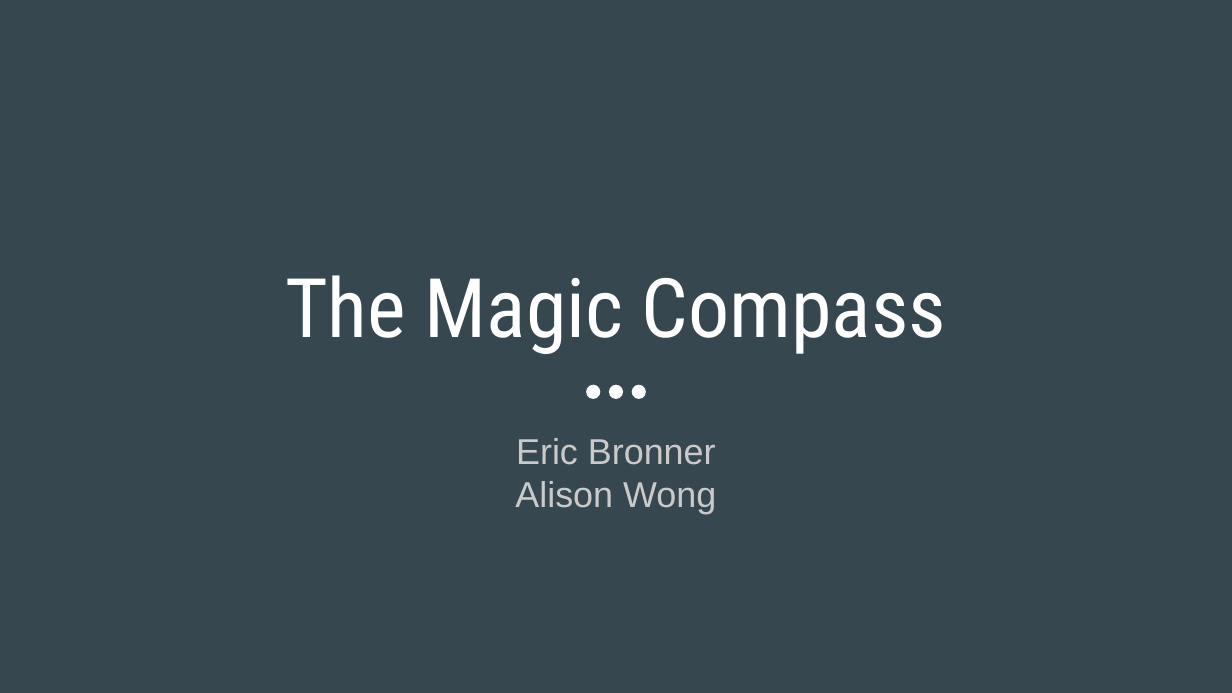
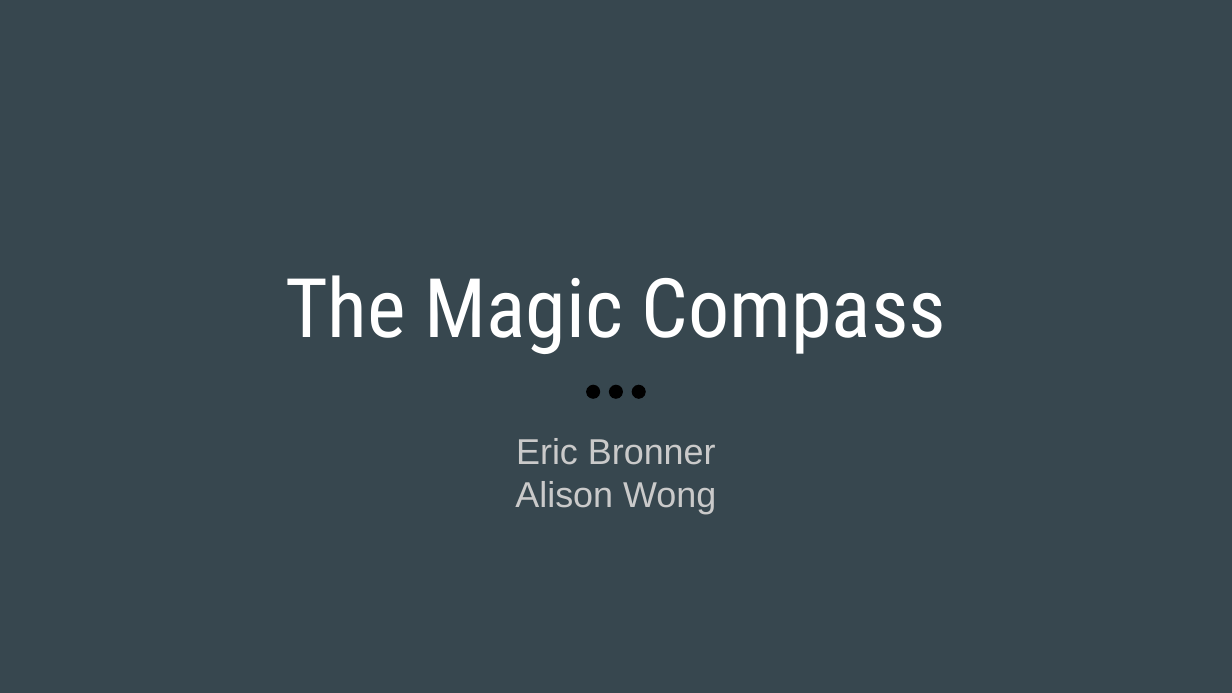
Before and after one commit to MoonWatcher582/alison_is_not_creative, a slide deck: slide 1 of TheMagicCompass.pptx. Drawn at 1232x693 pixels with LibreOffice and Linux fonts; fonts in the diff are those of the drawing. Boxes give left, top, right and bottom in pixels: in the first picture for what was removed or moved away, otherwise in the second. Text is boxed around its words. In the diff, an @@ line names an element or a change of style, - is before the commit and + after.

```diff
--- a/TheMagicCompass.pptx
+++ b/TheMagicCompass.pptx
@@ fill #FFFFFF to #000000 in 3 elements at (609,384,622,398), (632,384,646,398), (586,384,600,398) @@
```
Also in this commit, not shown: 3 other slides changed.
